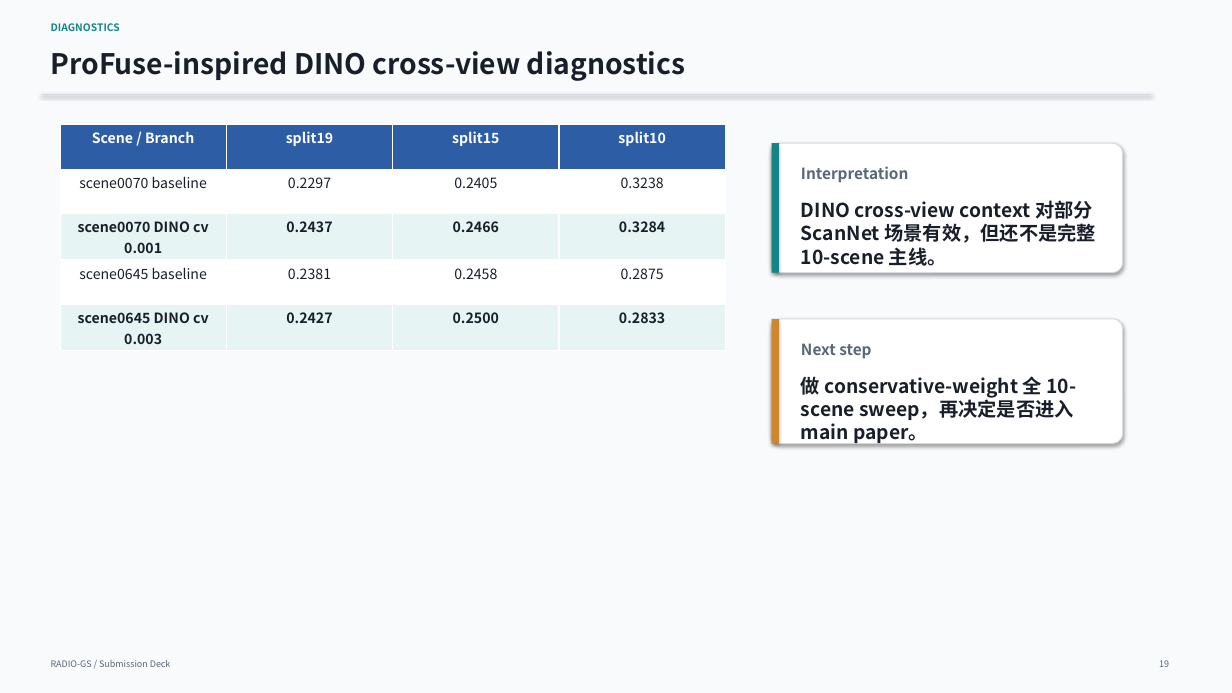
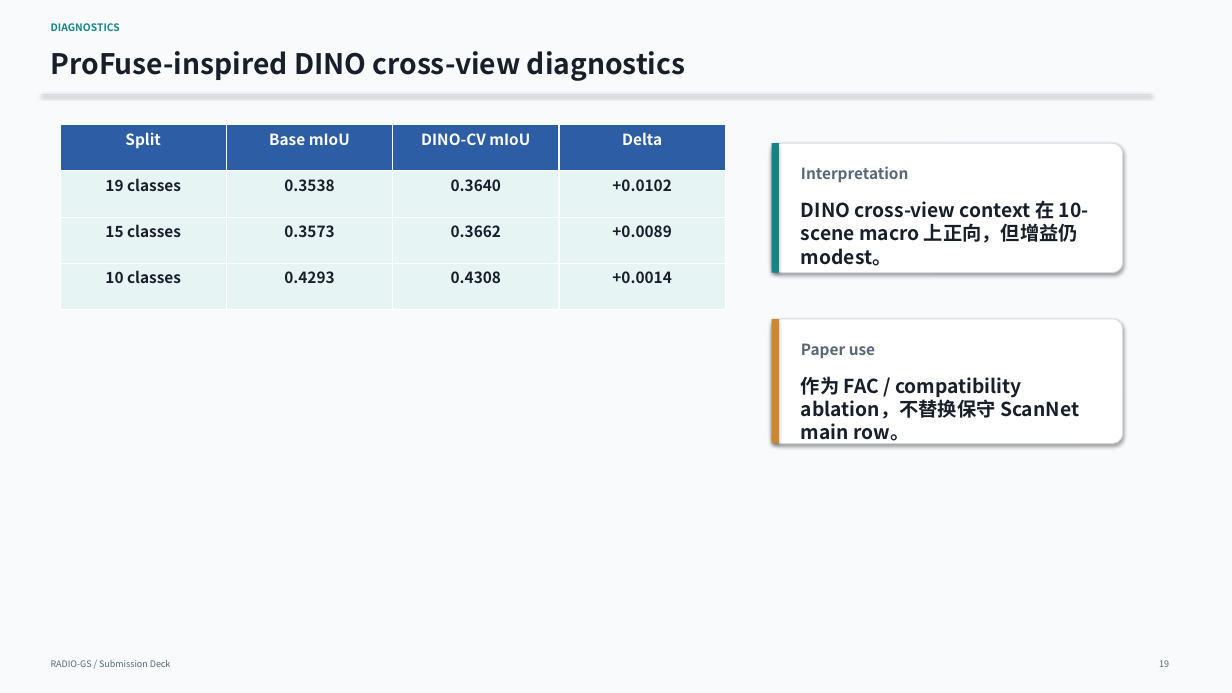
Before and after one commit to Arthurshen926/RADIO-GS, a slide deck: slide 19 of paper/radio_gs_submission_presentation.pptx. Drawn at 1232x693 pixels with LibreOffice and Linux fonts; fonts in the diff are those of the drawing. Boxes give left, top, right and bottom in pixels: in the first picture for what was removed or moved away, otherwise in the second. Text is boxed around its words. In the diff, an @@ line names an element or a change of style, - is before the commit and + after.

```diff
--- a/paper/radio_gs_submission_presentation.pptx
+++ b/paper/radio_gs_submission_presentation.pptx
@@ table at bbox=[60, 125, 726, 310] @@
-row 1: Scene / Branch | split19 | split15 | split10
-row 2: scene0070 baseline | 0.2297 | 0.2405 | 0.3238
-row 3: scene0070 DINO cv 0.001 | 0.2437 | 0.2466 | 0.3284
-row 4: scene0645 baseline | 0.2381 | 0.2458 | 0.2875
-row 5: scene0645 DINO cv 0.003 | 0.2427 | 0.2500 | 0.2833
+row 1: Split | Base mIoU | DINO-CV mIoU | Delta
+row 2: 19 classes | 0.3538 | 0.3640 | +0.0102
+row 3: 15 classes | 0.3573 | 0.3662 | +0.0089
+row 4: 10 classes | 0.4293 | 0.4308 | +0.0014
@@ text at bbox=[801, 200, 1089, 266]: text changed @@
-DINO cross-view context 对部分 ScanNet 场景有效，但还不是完整 10-scene 主线。
+DINO cross-view context 在 10-scene macro 上正向，但增益仍 modest。
@@ text at bbox=[801, 343, 875, 359]: text changed @@
-Next step
+Paper use
@@ text at bbox=[801, 376, 1079, 445]: text changed @@
-做 conservative-weight 全 10-scene sweep，再决定是否进入 main paper。
+作为 FAC / compatibility ablation，不替换保守 ScanNet main row。
```
Also in this commit, not shown: 3 other slides changed, 35 other files.
